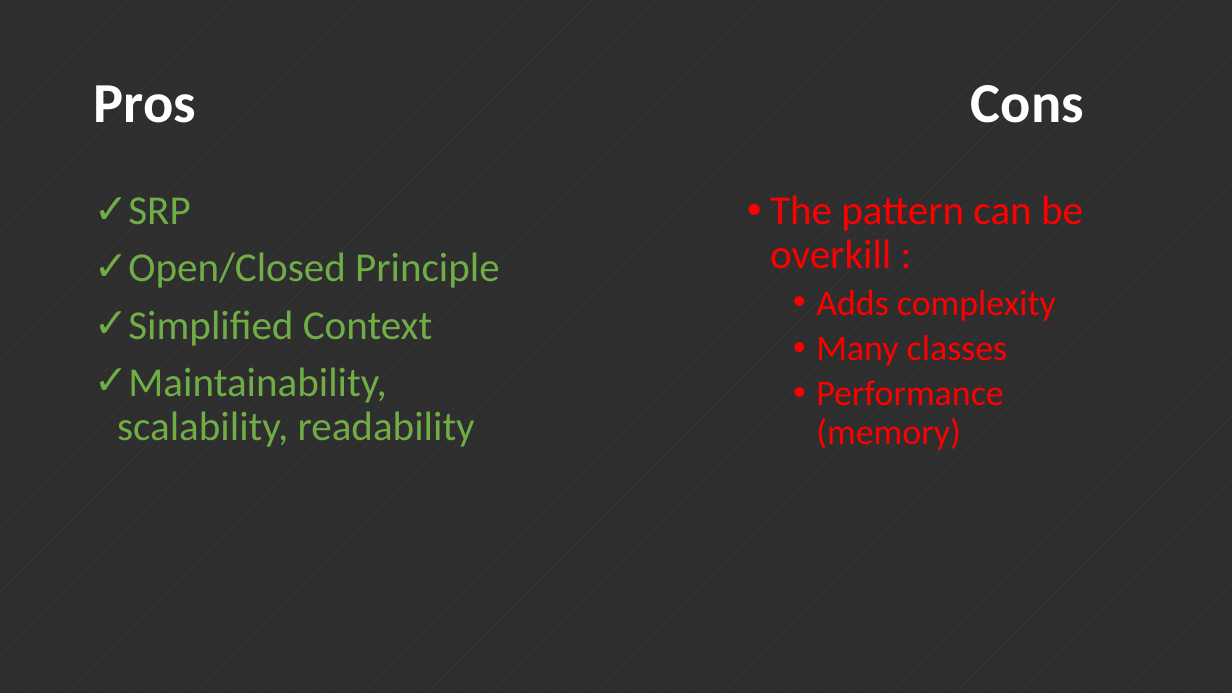
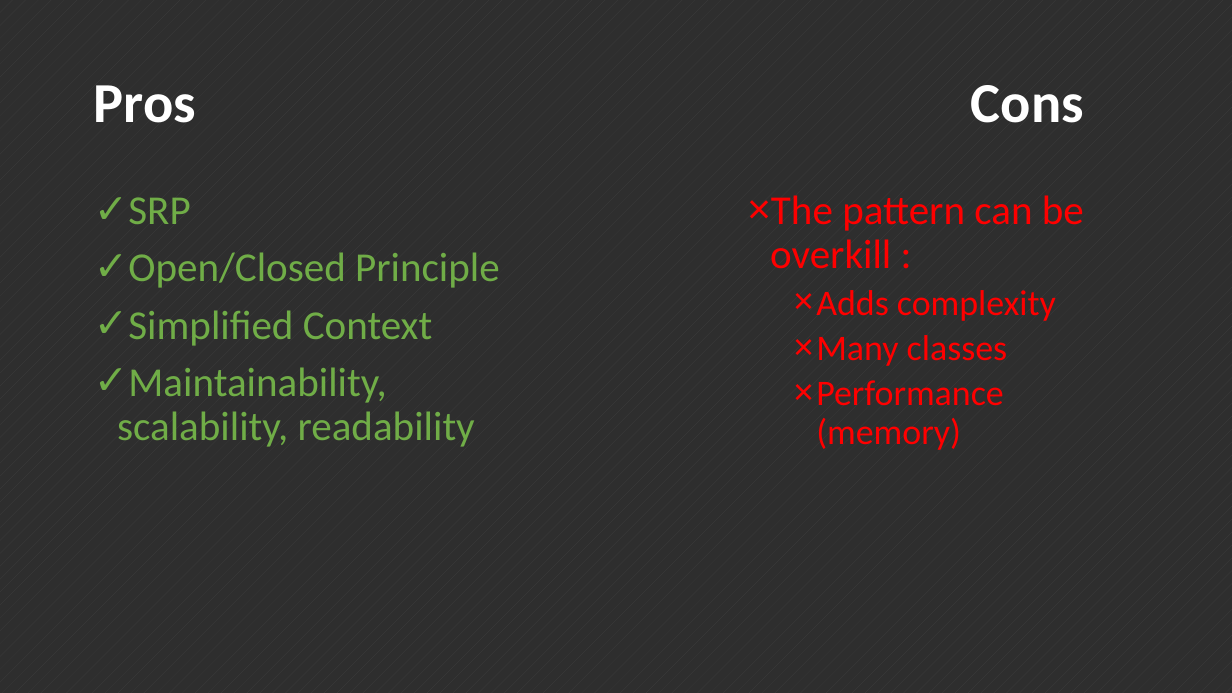
Before and after one commit to ahorguelin/thanks_microsoft, a slide deck: slide 21 of Design Patterns.pptx. Drawn at 1232x693 pixels with LibreOffice and Linux fonts; fonts in the diff are those of the drawing. Boxes give left, top, right and bottom in pixels: in the first picture for what was removed or moved away, otherwise in the second. Text is boxed around its words. In the diff, an @@ line names an element or a change of style, - is before the commit and + after.

```diff
--- a/Design Patterns.pptx
+++ b/Design Patterns.pptx
@@ text "The pattern can be overkill ..." at box(770, 195, 1084, 450): bullet • to × @@
```
Also in this commit, not shown: 5 other slides changed, 1 slide added, 1 slide removed.
